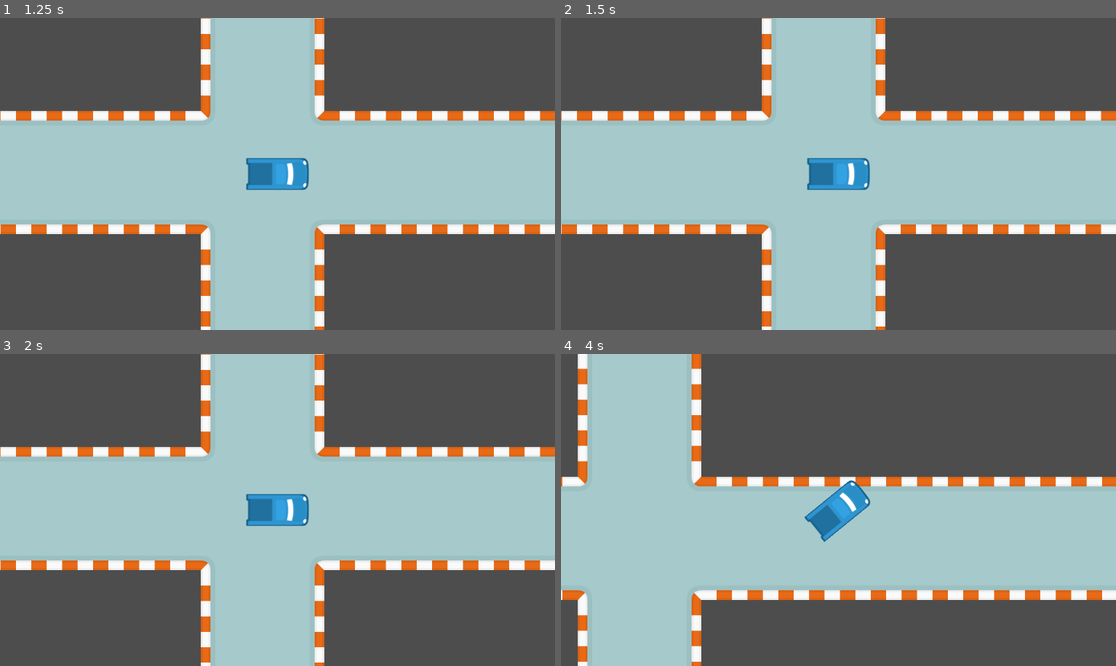
Above: before the commit, frames 1-4 (two rows, left to right).
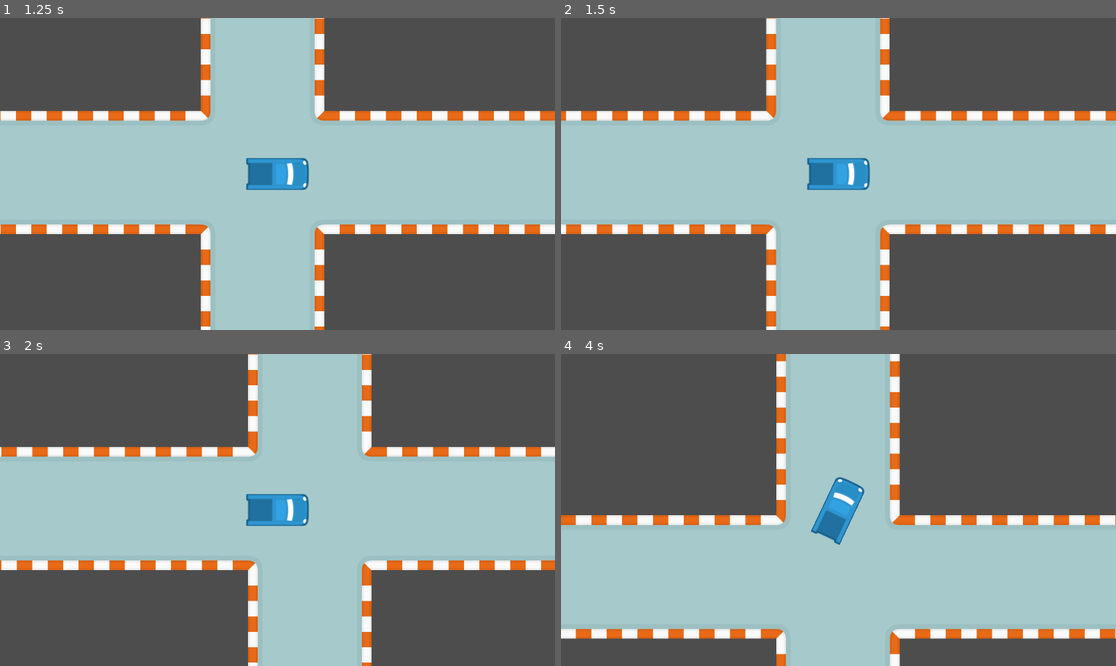
Above: after the commit, the same moments.

Repository: mgardne8/LoopDriver
Game: Godot game, scene res://Assets/Scenes/city_level.tscn
Same seed, same stepped clock (60 frames per second), same inputs: the game is played once before the commit and once after it.
Inputs:
- Up to frame 1 (1.25 s): tap Enter at 0.5 s; hold D (steer_right) from 0.53 s (still down)
- Up to frame 2 (1.5 s): tap Space (handbrake, bound only after the commit) at 1.25 s; release D (steer_right) at 1.28 s; hold S (reverse, bound only after the commit) from 1.28 s (still down)
- Up to frame 3 (2 s): keep holding S (reverse, bound only after the commit)
- Up to frame 4 (4 s): release S (reverse, bound only after the commit) at 2.03 s; hold D (steer_right) 2.03-2.78 s; hold W (accelerate) 2.78-3.53 s; hold A (steer_left) from 3.53 s (still down)

Frame 1 is identical in both runs. In frame 2, 3.9% of the frame differs, in the area x 0-99%, y 0-100%; in frame 3, 18%; in frame 4, 49%, in the area x 0-100%, y 0-100%.

Commit message:
Bus Reverse and handbrake inital

Diff:
--- a/character_body_2d.gd
+++ b/character_body_2d.gd
@@ -5,9 +5,13 @@
 var engine_power = 900
 var friction = -0.5
 var drag = -0.001
+var braking = -450
+var max_speed_rev = 250
 var slip_speed = 400
 var traction_fast = 0.1
-var traction_slow = 1
+var traction_slow = 0.7
+var handbreak_slip = 0.001
+var handbrake_strength = -100
 
 var acceleration = Vector2.ZERO
 var steer_direction
@@ -36,7 +40,12 @@
 
 	steer_direction = turn * deg_to_rad(steering_angle)
 	if Input.is_action_pressed("accelerate"):
-		acceleration = self.transform.x * engine_power
+		acceleration = transform.x * engine_power
+	if Input.is_action_pressed("reverse"):
+		acceleration = transform.x * braking
+
+	if Input.is_action_pressed("handbrake") and velocity.length() > 1:
+		acceleration = transform.x * braking
 
 func calculate_steering(delta):
 	var rear_wheel = position - transform.x * wheel_base/2
@@ -44,5 +53,13 @@
 	rear_wheel += velocity * delta
 	front_wheel += velocity.rotated(steer_direction) * delta
 	var new_heading = (front_wheel - rear_wheel).normalized()
-	velocity = new_heading * velocity.length()
+	var traction = traction_slow
+	if velocity.length() > slip_speed:
+		traction = traction_fast
+	var d = new_heading.dot(velocity.normalized())
+	if d > 0:
+		velocity = velocity.lerp(new_heading * velocity.length(),traction)
+	if d < 0:
+		velocity = -new_heading * min(velocity.length(), max_speed_rev)
+
 	rotation = new_heading.angle()
--- a/project.godot
+++ b/project.godot
@@ -32,11 +32,13 @@
 "events": [Object(InputEventKey,"resource_local_to_scene":false,"resource_name":"","device":-1,"window_id":0,"alt_press …(191 unchanged characters)…
 ]
 }
-brake={
+handbrake={
 "deadzone": 0.2,
-"events": []
+"events": [Object(InputEventKey,"resource_local_to_scene":false,"resource_name":"","device":-1,"window_id":0,"alt_pressed":false,"shift_pressed":false,"ctrl_pressed":false,"meta_pressed":false,"pressed":false,"keycode":0,"physical_keycode":32,"key_label":0,"unicode":32,"location":0,"echo":false,"script":null)
+]
 }
 reverse={
 "deadzone": 0.2,
-"events": []
+"events": [Object(InputEventKey,"resource_local_to_scene":false,"resource_name":"","device":-1,"window_id":0,"alt_pressed":false,"shift_pressed":false,"ctrl_pressed":false,"meta_pressed":false,"pressed":false,"keycode":0,"physical_keycode":83,"key_label":0,"unicode":115,"location":0,"echo":false,"script":null)
+]
 }
